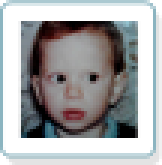
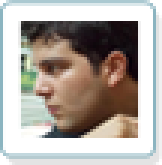
Layers edited between the first and the second 162 x 165 image:
added layer "Camada 5" above "Camada 4" over <box>18,21,141,138</box>
added layer "Camada 4" above "Camada 3" over <box>18,21,141,138</box>
hid "Camada 3" over <box>18,21,138,138</box>
